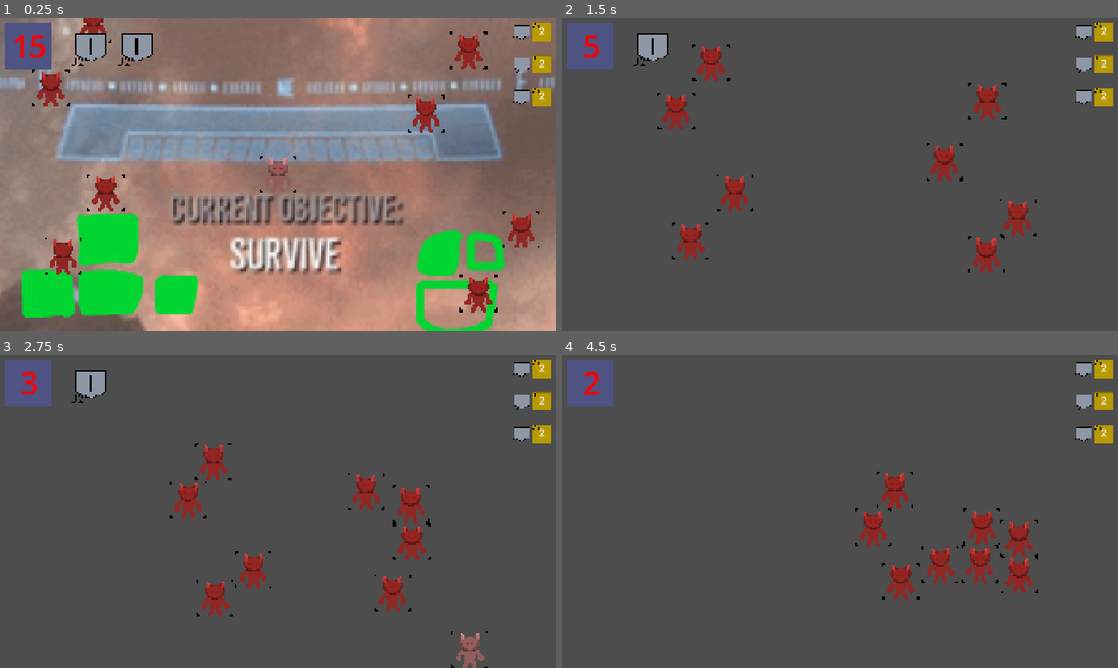
Above: before the commit, frames 1-4 (two rows, left to right).
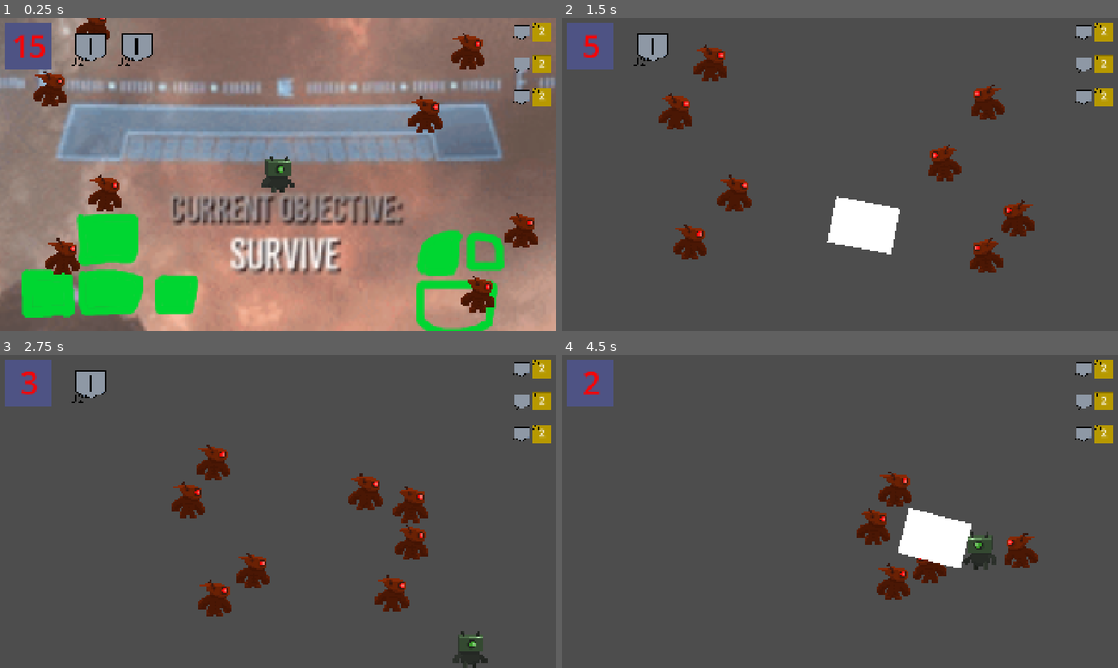
Above: after the commit, the same moments.

Repository: Paul-Sml/GameJam-gmtk2026
Game: Godot game, scene res://game_scene.tscn
Same seed, same stepped clock (60 frames per second), same inputs: the game is played once before the commit and once after it.
Inputs (mouse positions are in pixels of both pictures, inside the frame that each line leads up to):
- Up to frame 1 (0.25 s): no input
- Up to frame 2 (1.5 s): tap Enter at 0.5 s; move the mouse to (962, 158) at 0.52 s; hold Right (right) 0.53-1.28 s; click (962, 158) at 0.6 s; move the mouse to (728, 190) at 1.27 s; hold Down (down) from 1.28 s (still down); click (728, 190) at 1.35 s
- Up to frame 3 (2.75 s): move the mouse to (333, 442) at 2.02 s; release Down (down) at 2.03 s; hold Right (right) from 2.03 s (still down); click (333, 442) at 2.1 s
- Up to frame 4 (4.5 s): move the mouse to (812, 574) at 2.77 s; release Right (right) at 2.78 s; hold Up (up) 2.78-3.53 s; click (812, 574) at 2.85 s; move the mouse to (1006, 558) at 3.52 s; hold Left (left) from 3.53 s (still down); click (1006, 558) at 3.6 s; move the mouse to (673, 464) at 4.27 s; click (673, 464) at 4.35 s

The runs differ from the first frame. In frame 1, 4.0% of the frame differs, in the area x 5-97%, y 0-95%; in frame 2, 5.5%, in the area x 17-86%, y 8-82%; in frame 3, 4.2%; in frame 4, 5.3%.

Commit message:
character sprites. Strength, Speed working for >= 0

Diff:
--- a/Entities/Enemies/enemy.gd
+++ b/Entities/Enemies/enemy.gd
@@ -1,4 +1,6 @@
 extends CharacterBody2D
+
+@onready var sprite: Sprite2D = %Sprite
 
 @export var health: int = 3
 @export var speed: float = 400.0
@@ -20,6 +22,8 @@
 	else:
 		var direction: Vector2 = (player.global_position - global_position).normalized()
 		velocity = direction * speed
+	if velocity.x != 0:
+		sprite.flip_h = velocity.x < 0
 	move_and_slide()
 
 func take_damage(amount: int) -> void:
--- a/Entities/Enemies/enemy.tscn
+++ b/Entities/Enemies/enemy.tscn
@@ -1,7 +1,7 @@
 [gd_scene format=3 uid="uid://npnutmg8mqpu"]
 
 [ext_resource type="Script" uid="uid://b104rhgwu0dqr" path="res://Entities/Enemies/enemy.gd" id="1_6rqwt"]
-[ext_resource type="Texture2D" uid="uid://curnselommeqd" path="res://Assets/caca.png" id="2_4jf10"]
+[ext_resource type="Texture2D" uid="uid://cyqw7xc5s30le" path="res://Assets/Characters/Ravager.png" id="2_4jf10"]
 [ext_resource type="Script" uid="uid://cen50wtf211c1" path="res://Entities/hurtbox.gd" id="3_ihd1f"]
 [ext_resource type="Script" uid="uid://bdptp85u1de4u" path="res://Entities/hitbox.gd" id="4_4jf10"]
 
@@ -13,12 +13,14 @@
 collision_mask = 8
 motion_mode = 1
 script = ExtResource("1_6rqwt")
+health = 4
 speed = 250.0
 
 [node name="CollisionShape2D" type="CollisionShape2D" parent="." unique_id=249277601]
 shape = SubResource("RectangleShape2D_q5eq1")
 
-[node name="Sprite2D" type="Sprite2D" parent="." unique_id=830927806]
+[node name="Sprite" type="Sprite2D" parent="." unique_id=830927806]
+unique_name_in_owner = true
 self_modulate = Color(1, 0.41960785, 0.3882353, 1)
 position = Vector2(-0.12499976, 0.12499976)
 scale = Vector2(4, 4)
--- a/Entities/Player/Player.tscn
+++ b/Entities/Player/Player.tscn
@@ -1,7 +1,7 @@
 [gd_scene format=3 uid="uid://cx5ghr7oecywv"]
 
 [ext_resource type="Script" uid="uid://dhk5324fslcmn" path="res://Entities/Player/player.gd" id="1_q3lat"]
-[ext_resource type="Texture2D" uid="uid://curnselommeqd" path="res://Assets/caca.png" id="2_q3lat"]
+[ext_resource type="Texture2D" uid="uid://cu4exy0acmipj" path="res://Assets/Characters/Bell0w.png" id="2_1des2"]
 [ext_resource type="Script" uid="uid://cen50wtf211c1" path="res://Entities/hurtbox.gd" id="2_vweq0"]
 [ext_resource type="Script" uid="uid://bdptp85u1de4u" path="res://Entities/hitbox.gd" id="4_1des2"]
 
@@ -18,7 +18,7 @@
 
 [node name="Sprite2D" type="Sprite2D" parent="." unique_id=1791162566]
 scale = Vector2(4, 4)
-texture = ExtResource("2_q3lat")
+texture = ExtResource("2_1des2")
 
 [node name="CollisionShape2D" type="CollisionShape2D" parent="." unique_id=377639271]
 shape = SubResource("RectangleShape2D_h8c8n")
@@ -42,6 +42,7 @@
 monitoring = false
 monitorable = false
 script = ExtResource("4_1des2")
+isPlayer = true
 metadata/_custom_type_script = "uid://bdptp85u1de4u"
 
 [node name="ColorRect" type="ColorRect" parent="Attacks/HitBox" unique_id=770794530]
@@ -56,4 +57,5 @@
 
 [node name="Cooldown" type="Timer" parent="Attacks" unique_id=1119776947]
 unique_name_in_owner = true
+wait_time = 0.5
 one_shot = true
--- a/Entities/Player/player.gd
+++ b/Entities/Player/player.gd
@@ -6,7 +6,7 @@
 const INVINCIBILITY_DURATION: float = 1.0
 var is_invincible: bool = false
 
-@export var speed: float = 600.0
+@export var speed: float = 300.0
 @onready var hit_box: Hitbox = %HitBox
 @onready var attack_cooldown: Timer = %Cooldown
 const ATTACK_DURATION: float = 0.2
@@ -29,9 +29,15 @@
 		input_vector = input_vector.normalized()
 
 		velocity = input_vector * speed
+		if PlayerStats.resource.speed >= 0:
+			velocity *= PlayerStats.resource.speed
+	if velocity.x != 0:
+		sprite.flip_h = velocity.x < 0
 	move_and_slide()
 
 func attacking() -> void:
+	if PlayerStats.resource.strength == 0:
+		return
 	if Input.is_action_just_pressed("LMB") and attack_cooldown.is_stopped():
 		attack_cooldown.start()
 		hit_box.look_at(get_global_mouse_position())
--- a/Entities/hitbox.gd
+++ b/Entities/hitbox.gd
@@ -1,7 +1,13 @@
 extends Area2D
 class_name Hitbox
 
-@export var damage: int = 1
+@export var damage: int = 1:
+	get:
+		if isPlayer:
+			return PlayerStats.resource.strength
+		return damage
+
+@export var isPlayer: bool = false
 
 func _ready() -> void:
 	monitoring = false
Binary file added: Assets/Canoneer.png
Not shown, added: Assets/Canoneer.png.import
Binary file added: Assets/Characters/Anvil.png
Not shown, added: Assets/Characters/Anvil.png.import
Binary file added: Assets/Characters/Bell0w.png
Not shown, added: Assets/Characters/Bell0w.png.import
Binary file added: Assets/Characters/Ravager.png
Not shown, added: Assets/Characters/Ravager.png.import
